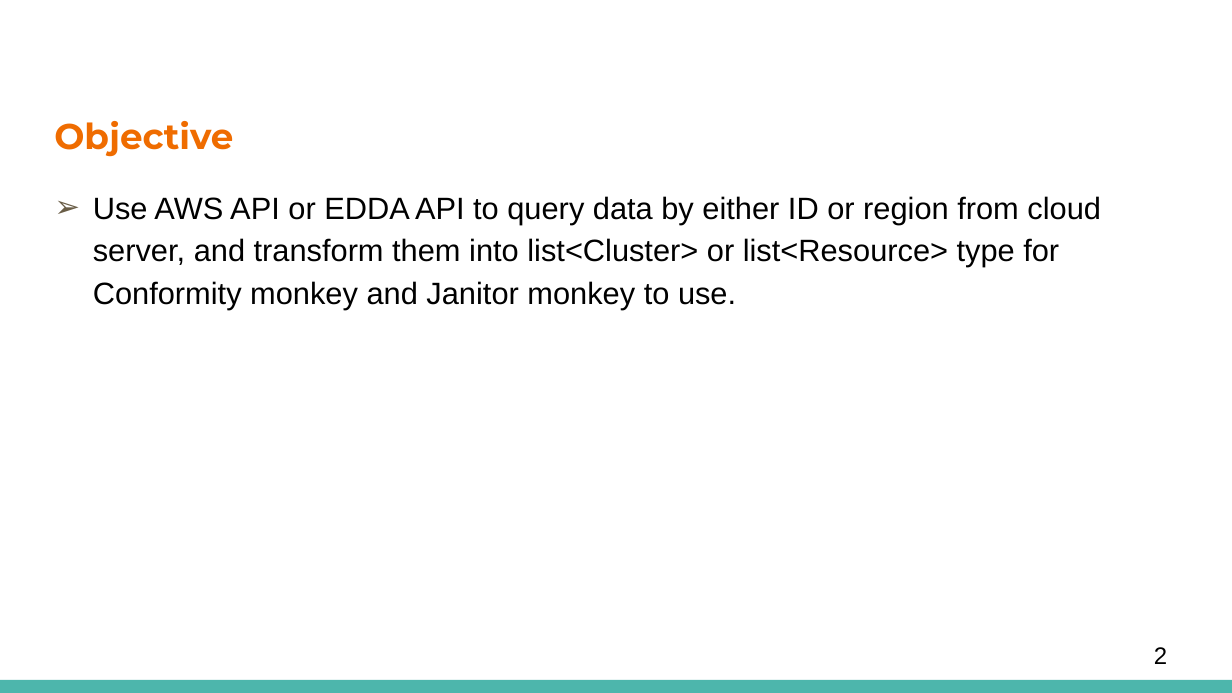
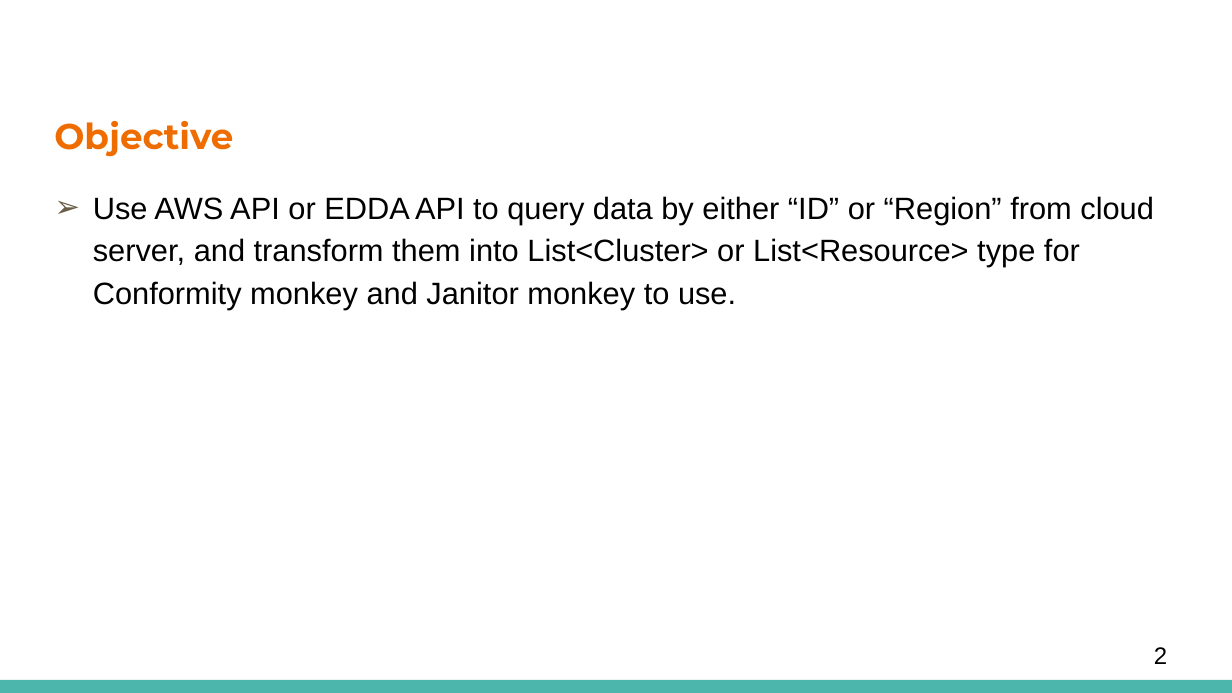
Before and after one commit to allen1759/NTU105-2_Software-Engineering, a slide deck: slide 2 of MeetingMinutes/SimianArmy_RelatedFiles/Crawler&CodingStyle.pptx. Drawn at 1232x693 pixels with LibreOffice and Linux fonts; fonts in the diff are those of the drawing. Boxes give left, top, right and bottom in pixels: in the first picture for what was removed or moved away, otherwise in the second. Text is boxed around its words. In the diff, an @@ line names an element or a change of style, - is before the commit and + after.

```diff
--- a/MeetingMinutes/SimianArmy_RelatedFiles/Crawler&CodingStyle.pptx
+++ b/MeetingMinutes/SimianArmy_RelatedFiles/Crawler&CodingStyle.pptx
@@ text at (x1=93, y1=196, x2=1154, y2=309): text changed @@
-➢ Use AWS API or EDDA API to query data by either ID or region from cloud server, and transform them into list<Cluster> or list<Resource> type for Conformity monkey and Janitor monkey to use.
+➢ Use AWS API or EDDA API to query data by either “ID” or “Region” from cloud server, and transform them into List<Cluster> or List<Resource> type for Conformity monkey and Janitor monkey to use.
```
Also in this commit, not shown: 7 other slides changed, 5 slides added, 4 slides removed.
